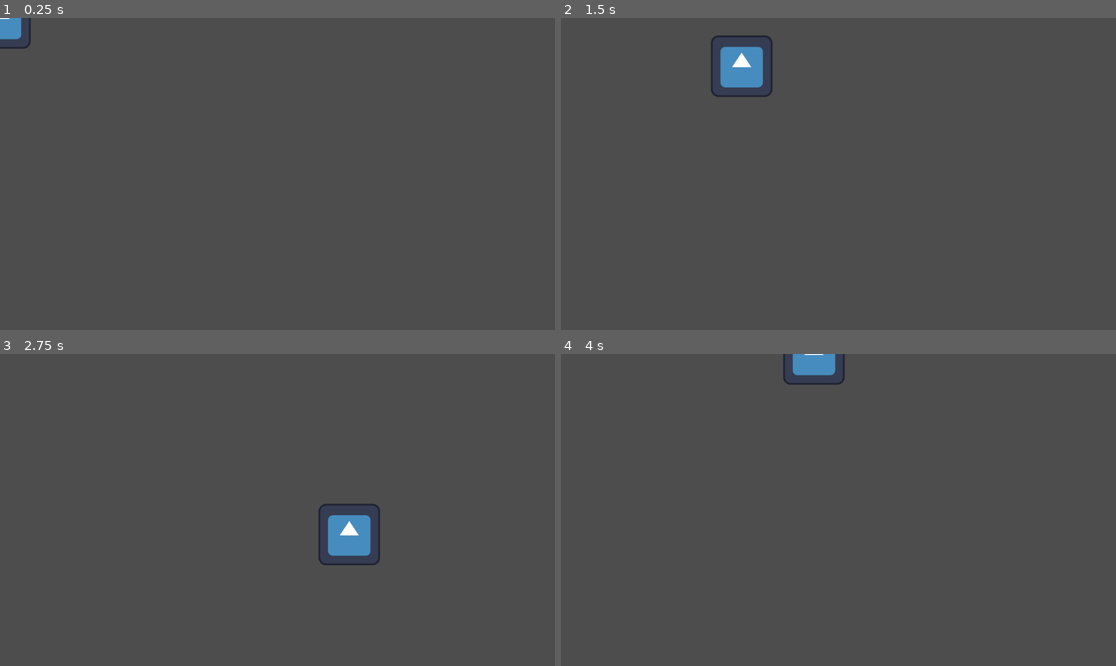
Above: before the commit, frames 1-4 (two rows, left to right).
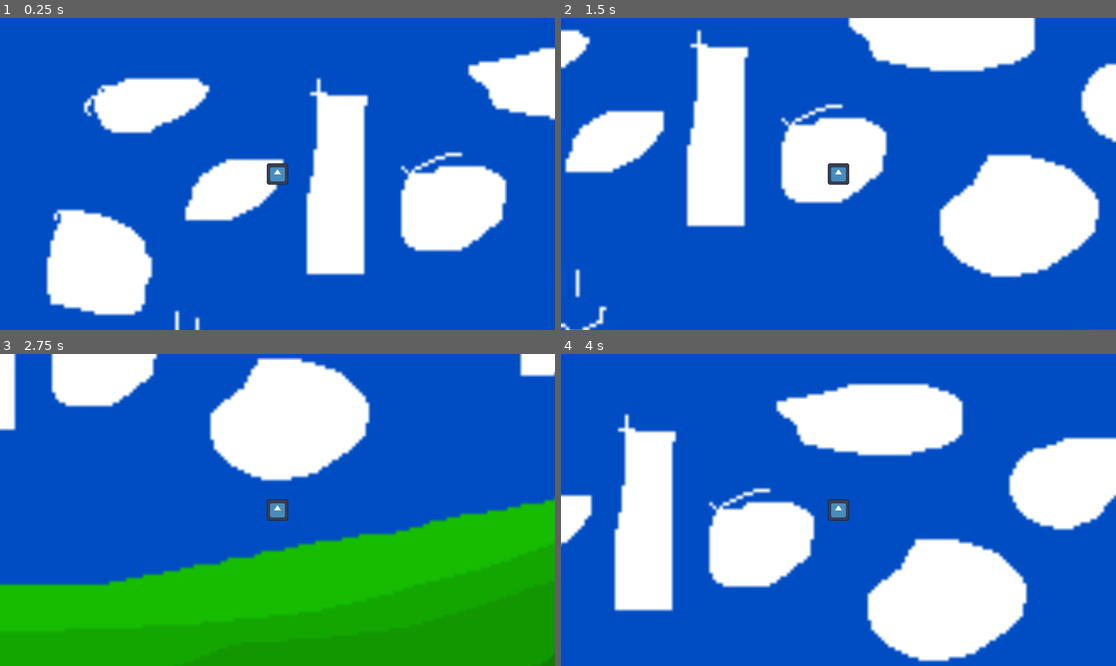
Above: after the commit, the same moments.

Repository: InsertShadowyHere/6people
Game: Godot game, scene res://main.tscn
Two runs of this game, one before a commit and one after it. Both use one fixed random seed, a clock stepped at 60 frames per second and the inputs below. The engine's default icon, where the game draws it, is replaced by a stand-in: a white triangle on a blue panel in a dark square.
Inputs:
- Up to frame 1 (0.25 s): no input
- Up to frame 2 (1.5 s): tap Enter at 0.5 s; hold D (move_right) 0.53-1.28 s; hold S (move_down) from 1.28 s (still down)
- Up to frame 3 (2.75 s): release S (move_down) at 2.03 s; hold D (move_right) from 2.03 s (still down)
- Up to frame 4 (4 s): release D (move_right) at 2.78 s; hold W (move_up) 2.78-3.53 s; hold A (move_left) from 3.53 s (still down)

The runs differ from the first frame. In frame 1, 100% of the frame differs, in the area x 0-100%, y 0-100%; in frame 2, 100%; in frame 3, 100%; in frame 4, 100%.

Commit message:
added moving camera

Diff:
--- a/main.tscn
+++ b/main.tscn
@@ -1,14 +1,30 @@
-[gd_scene load_steps=3 format=3 uid="uid://djg68hhehm4it"]
+[gd_scene load_steps=4 format=3 uid="uid://djg68hhehm4it"]
 
 [ext_resource type="Script" uid="uid://e4k5k8lly22b" path="res://player.gd" id="1_s8ss1"]
 [ext_resource type="Texture2D" uid="uid://b5yhaumtsj2t0" path="res://icon.svg" id="2_o31we"]
+[ext_resource type="Texture2D" uid="uid://rvm2buhtx0ax" path="res://New Piskel(3).png" id="3_h2yge"]
 
-[node name="Player" type="CharacterBody2D"]
+[node name="Scene" type="Node2D"]
+
+[node name="Player" type="CharacterBody2D" parent="."]
+top_level = true
+position = Vector2(984, 596)
+scale = Vector2(0.35, 0.35)
 script = ExtResource("1_s8ss1")
 metadata/_edit_group_ = true
 
-[node name="PlayerSprite" type="Sprite2D" parent="."]
+[node name="PlayerSprite" type="Sprite2D" parent="Player"]
 texture = ExtResource("2_o31we")
 
-[node name="PlayerHitbox" type="CollisionPolygon2D" parent="."]
+[node name="PlayerHitbox" type="CollisionPolygon2D" parent="Player"]
 polygon = PackedVector2Array(59.1, -64, -59, -64, -63.8, -59, -64, 61, -60.3, 64, 59.6, 64, 63.9, 59, 64, -61.1)
+
+[node name="PlayerCam" type="Camera2D" parent="Player"]
+
+[node name="World" type="Node2D" parent="."]
+position = Vector2(1008, 567)
+metadata/_edit_group_ = true
+
+[node name="Background" type="Sprite2D" parent="World"]
+scale = Vector2(7, 7)
+texture = ExtResource("3_h2yge")
--- a/player.gd
+++ b/player.gd
@@ -1,11 +1,29 @@
 extends CharacterBody2D
+
 @export var speed = 500
+var bg_node
+var bg_size
+
+var pos
+
+var SCREEN_SIZE = Vector2(1152, 648)
+var coords = SCREEN_SIZE/2
+var edge_buffer = 30
+
+const zero_vector = Vector2(0, 0)
+
 func _ready() -> void:
-	pass
+	var camera = $PlayerCam
+	bg_node = get_parent().get_node("World").get_node("Background")
+	bg_size = Vector2(bg_node.texture.get_width(), bg_node.texture.get_height()) * bg_node.scale
+	position = SCREEN_SIZE/2
+	camera.limit_left = 0
+	camera.limit_right = bg_size[0]
+	camera.limit_top = 0
+	camera.limit_bottom = bg_size[1]
 
 func _process(delta: float) -> void:
-
-	var velocity = Vector2.ZERO # The player's movement vector.
+	velocity = zero_vector # The player's movement vector.
 	if Input.is_action_pressed("move_right"):
 		velocity.x += 1
 	if Input.is_action_pressed("move_left"):
@@ -18,5 +36,5 @@
 	if velocity.length() > 0:
 		velocity = velocity.normalized() * speed
 
-	position += velocity * delta
-	print("HELLO")
+	position[0] = clamp(position[0] + velocity[0]*delta,	edge_buffer, bg_size[0]-edge_buffer)
+	position[1] = clamp(position[1] + velocity[1]*delta, edge_buffer, bg_size[1]-edge_buffer)
Binary file added: New Piskel(2).png
Not shown, added: New Piskel(2).png.import
Binary file added: New Piskel(3).png
Not shown, added: New Piskel(3).png.import
